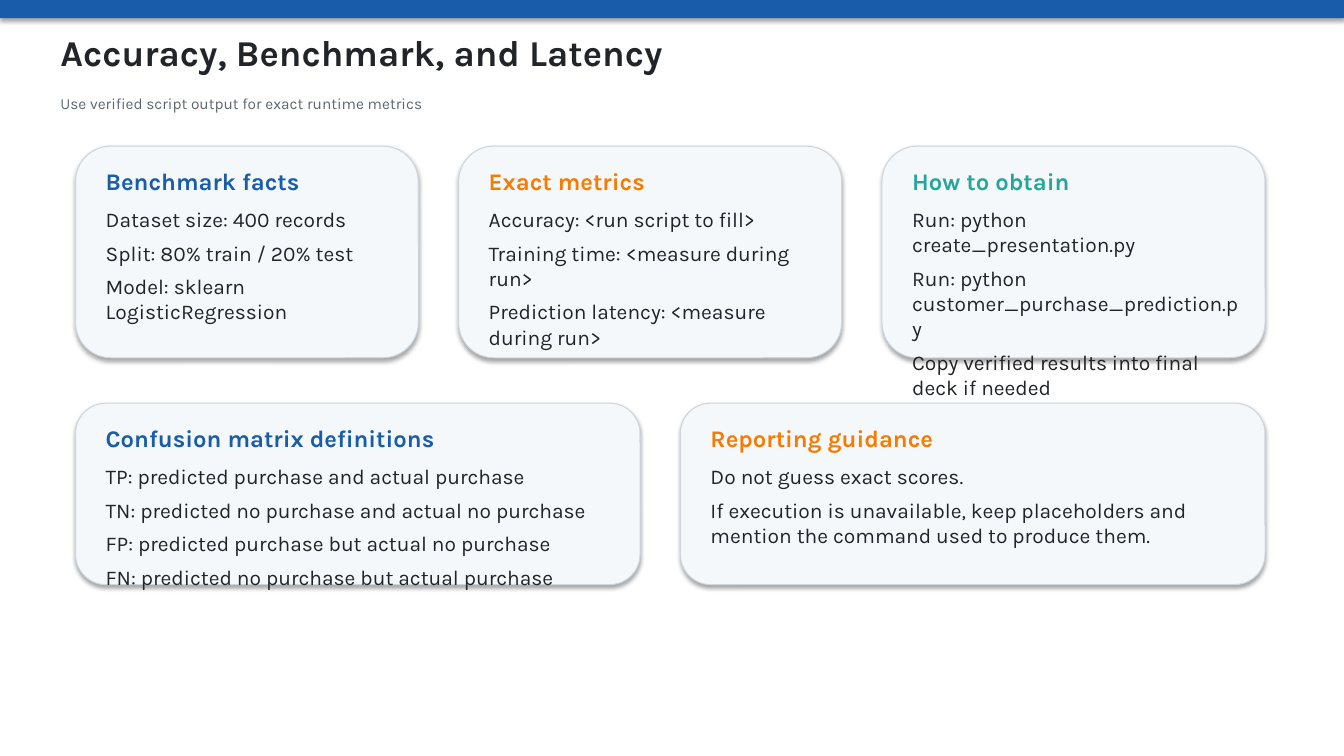
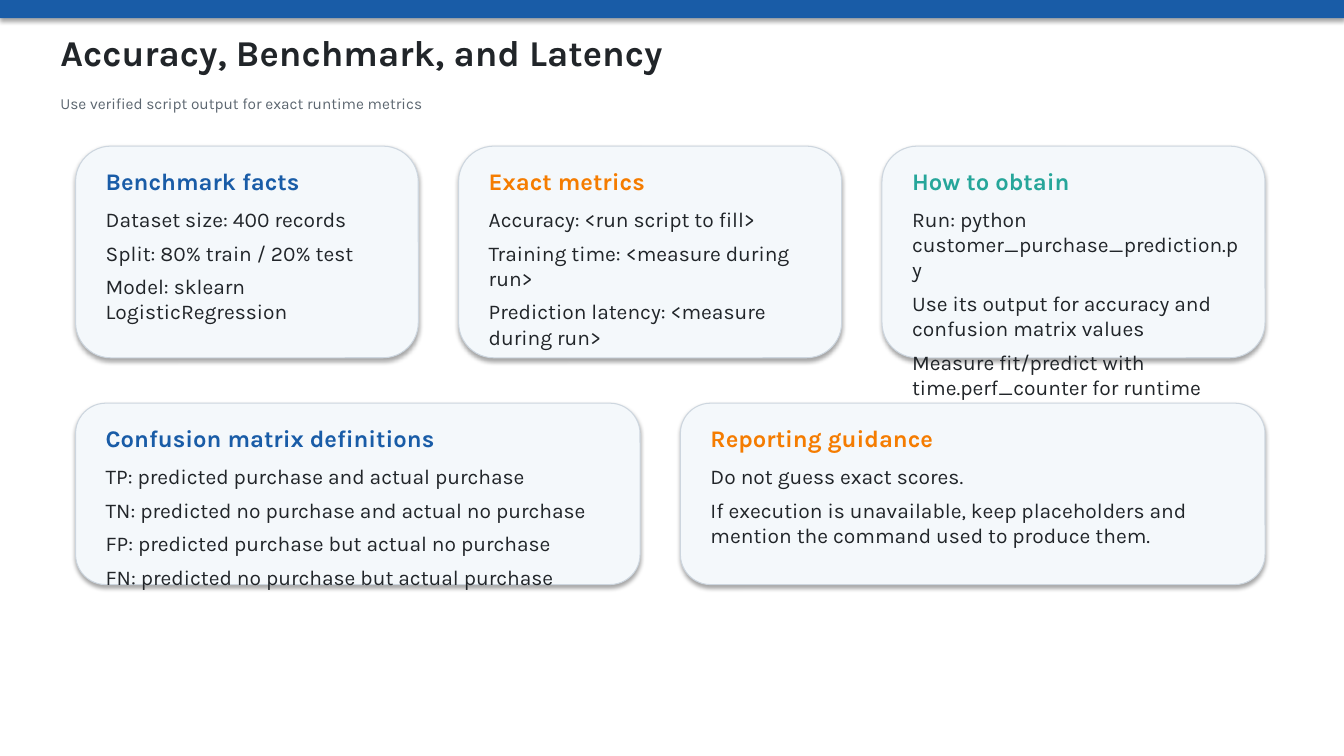
Before and after one commit to lienleds/customer-purchase-prediction, a slide deck: slide 5 of customer_purchase_prediction.pptx. Drawn at 1344x756 pixels with LibreOffice and Linux fonts; fonts in the diff are those of the drawing. Boxes give left, top, right and bottom in pixels: in the first picture for what was removed or moved away, otherwise in the second. Text is boxed around its words. In the diff, an @@ line names an element or a change of style, - is before the commit and + after.

```diff
--- a/customer_purchase_prediction.pptx
+++ b/customer_purchase_prediction.pptx
@@ text at <box>912,212,1135,257</box>: paragraph removed @@
-Run: python create_presentation.py
@@ text at <box>912,296,1211,426</box>: text changed @@
-Copy verified results into final deck if needed
+Use its output for accuracy and confusion matrix values
+Measure fit/predict with time.perf_counter for runtime metrics
```
